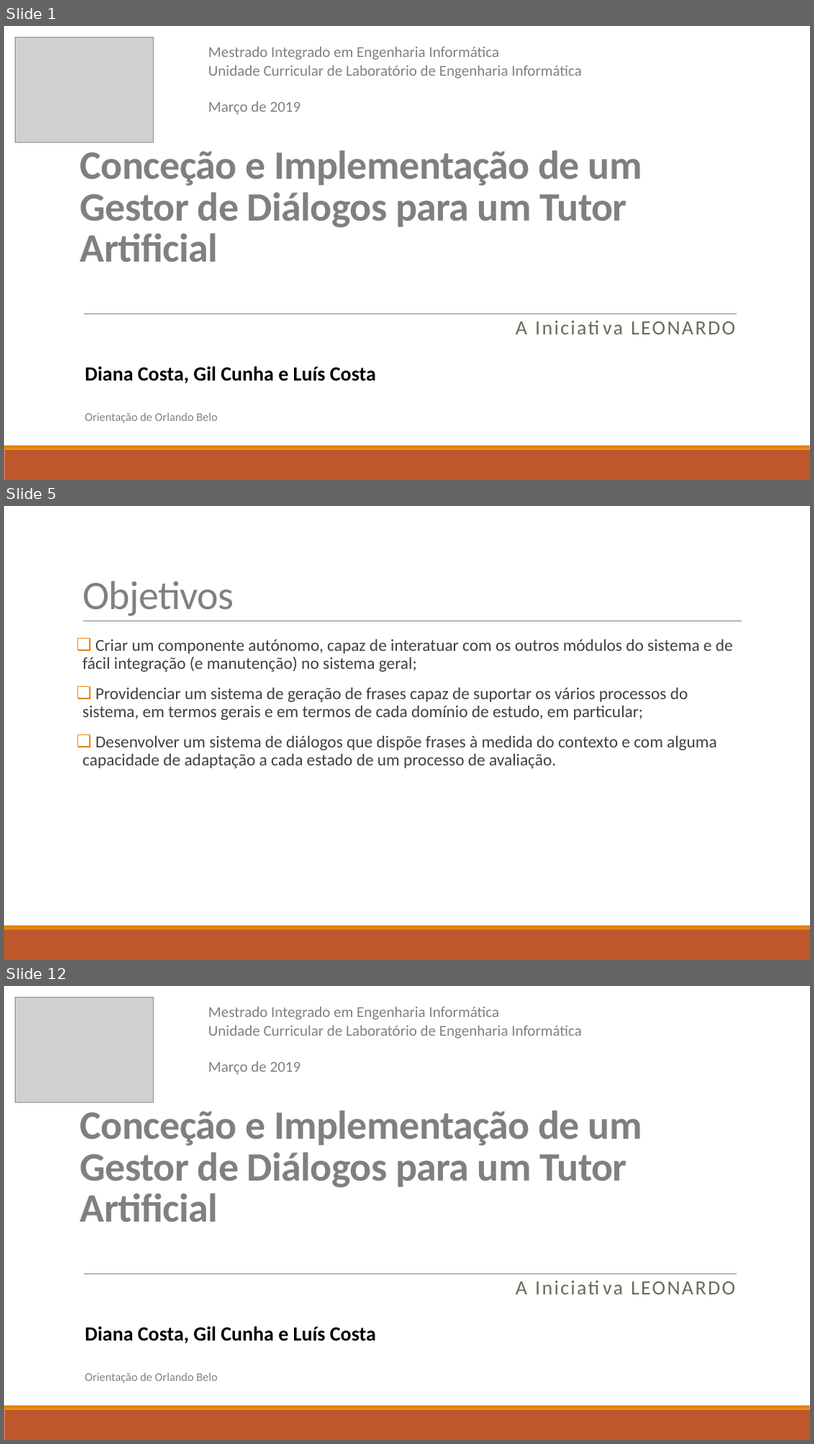
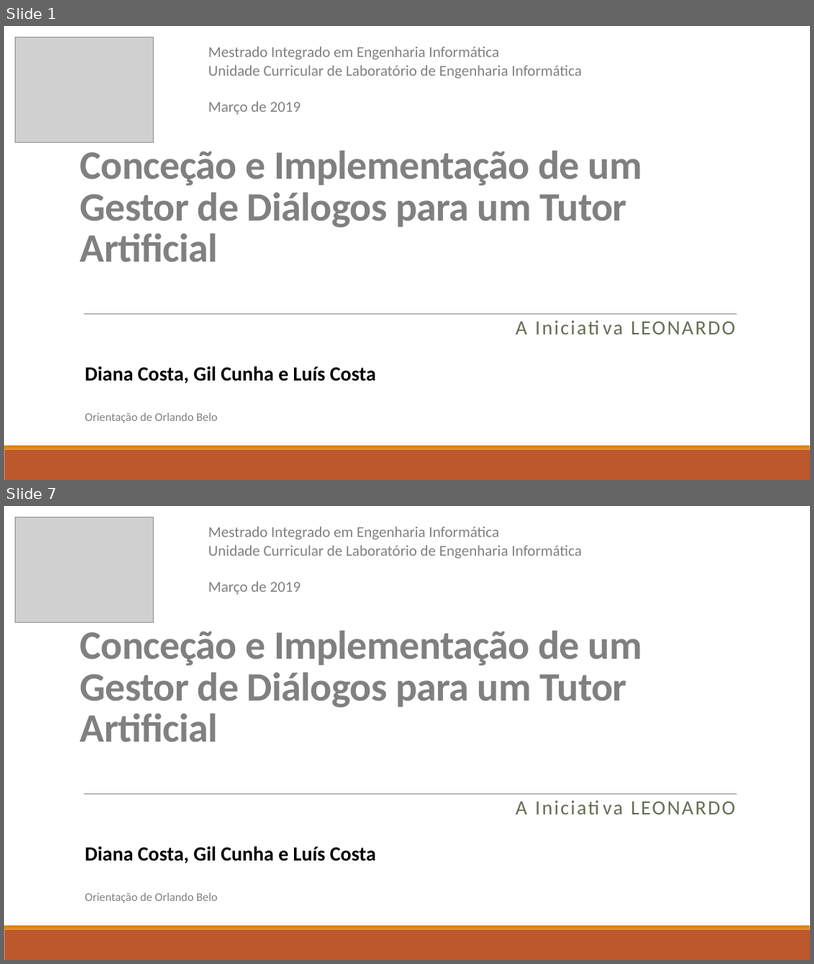
Before and after one commit to diisnc/Dialog_Agent_1819, a slide deck: Report/presentation_2_Luis.pptx. Shown one above the other, each under a label of ours: slides 1, 5 and 12 before the commit, slides 1 and 7 after it; the slides between them are not shown. The pictures are 814x1444 and 814x964 pixels, drawn with LibreOffice and Linux fonts; fonts in the diff are those of the drawing; grey boxes stand for pictures. Boxes give left, top, right and bottom in pixels: in the first picture for what was removed or moved away, otherwise in the second. Text is boxed around its words. In the diff, an @@ line names an element or a change of style, - is before the commit and + after.

```diff
--- a/Report/presentation_2_Luis.pptx
+++ b/Report/presentation_2_Luis.pptx
@@ slide 5 removed at [4, 506, 810, 960], background #FFFFFF; not listed: 2 template elements that a slide beside it also shows @@
@@ title removed at [82, 581, 234, 616] @@
-Objetivos
@@ line removed from (83, 621) to (743, 621) @@
@@ text removed at [82, 639, 733, 768] @@
-❑ Criar um componente autónomo, capaz de interatuar com os outros módulos do sistema e de fácil integração (e manutenção) no sistema geral;
-❑ Providenciar um sistema de geração de frases capaz de suportar os vários processos do sistema, em termos gerais e em termos de cada domínio de estudo, em particular;
-❑ Desenvolver um sistema de diálogos que dispõe frases à medida do contexto e com alguma capacidade de adaptação a cada estado de um processo de avaliação.
@@ what was slide 12 is now slide 7 @@
```
Also in this commit, not shown: 4 slides changed, 1 slide added, 5 other slides removed, 1 other file.
